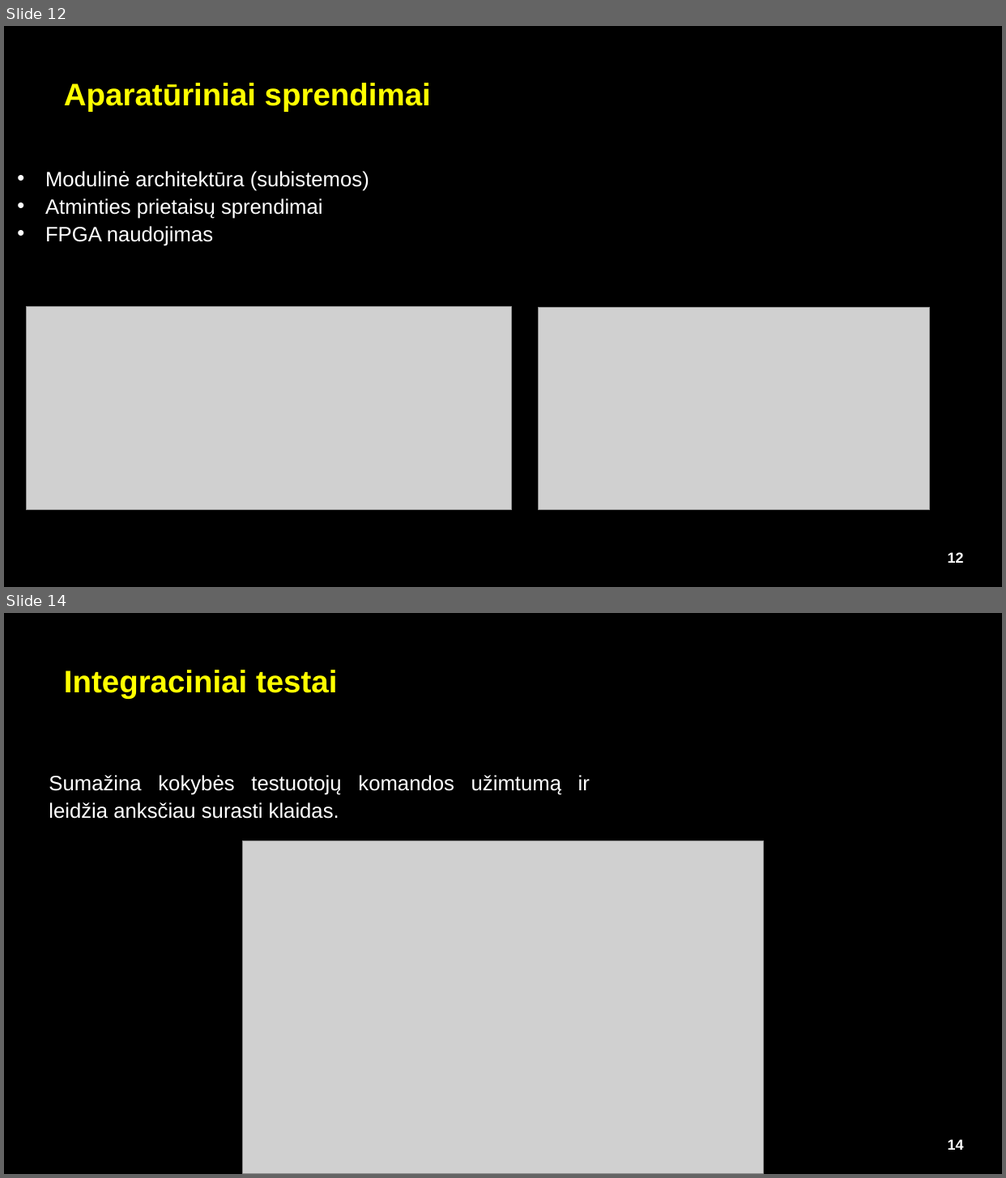
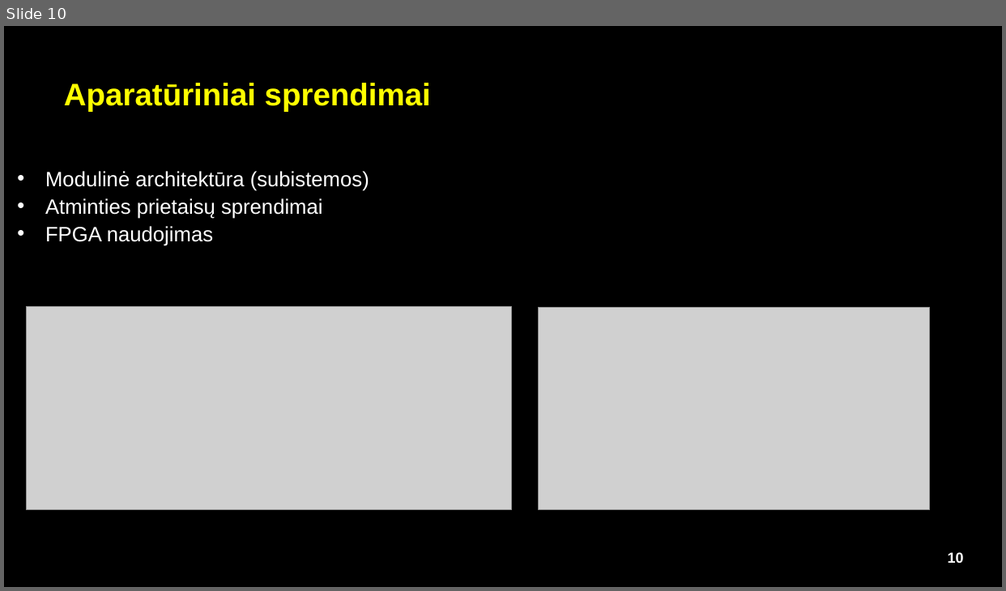
Before and after one commit to Double-Bonus/sem11-InovatyviosMatavimoSistemos, a slide deck: Indvidualus_darbas/esaSwarm_EEF.pptx. Shown one above the other, each under a label of ours: slides 12 and 14 before the commit, slide 10 after it; the slides between them are not shown. The pictures are 1006x1178 and 1006x591 pixels, drawn with LibreOffice and Linux fonts; fonts in the diff are those of the drawing; grey boxes stand for pictures; background and template pictures are left out. Boxes give left, top, right and bottom in pixels: in the first picture for what was removed or moved away, otherwise in the second. Text is boxed around its words. In the diff, an @@ line names an element or a change of style, - is before the commit and + after.

```diff
--- a/Indvidualus_darbas/esaSwarm_EEF.pptx
+++ b/Indvidualus_darbas/esaSwarm_EEF.pptx
@@ slide 14 removed at (4, 613, 1002, 1174), background #000000; not listed: 1 template element that a slide beside it also shows @@
@@ text removed at (64, 670, 337, 699) @@
-Integraciniai testai
@@ text removed at (49, 775, 590, 819) @@
-Sumažina kokybės testuotojų komandos užimtumą ir leidžia anksčiau surasti klaidas.
@@ picture removed at (243, 841, 763, 1174) @@
@@ what was slide 12 is now slide 10 @@
@@ page number at (948, 552, 964, 563): text changed @@
-12
+10
```
Also in this commit, not shown: 6 slides changed, 1 slide added, 6 other slides removed, 8 other files.
